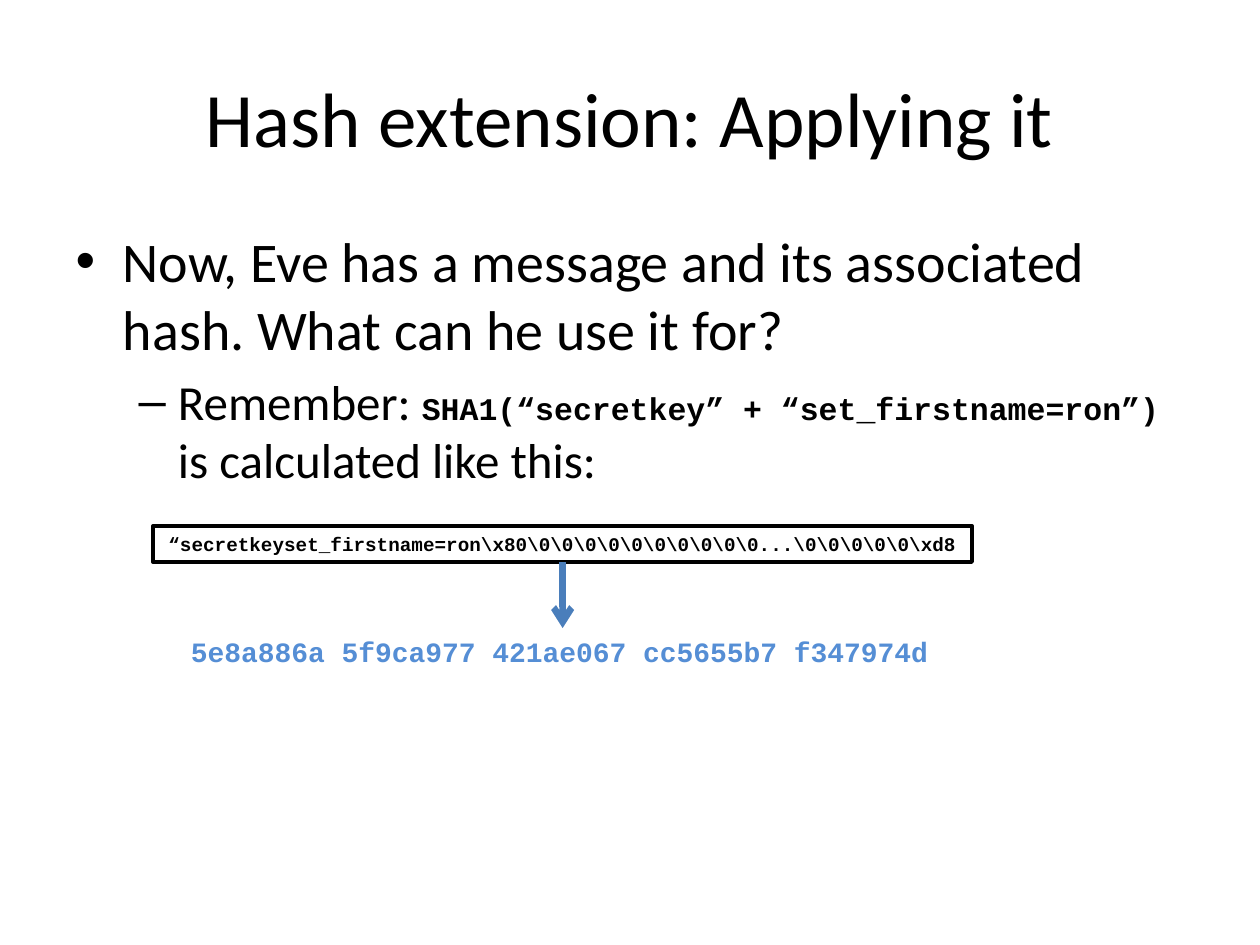
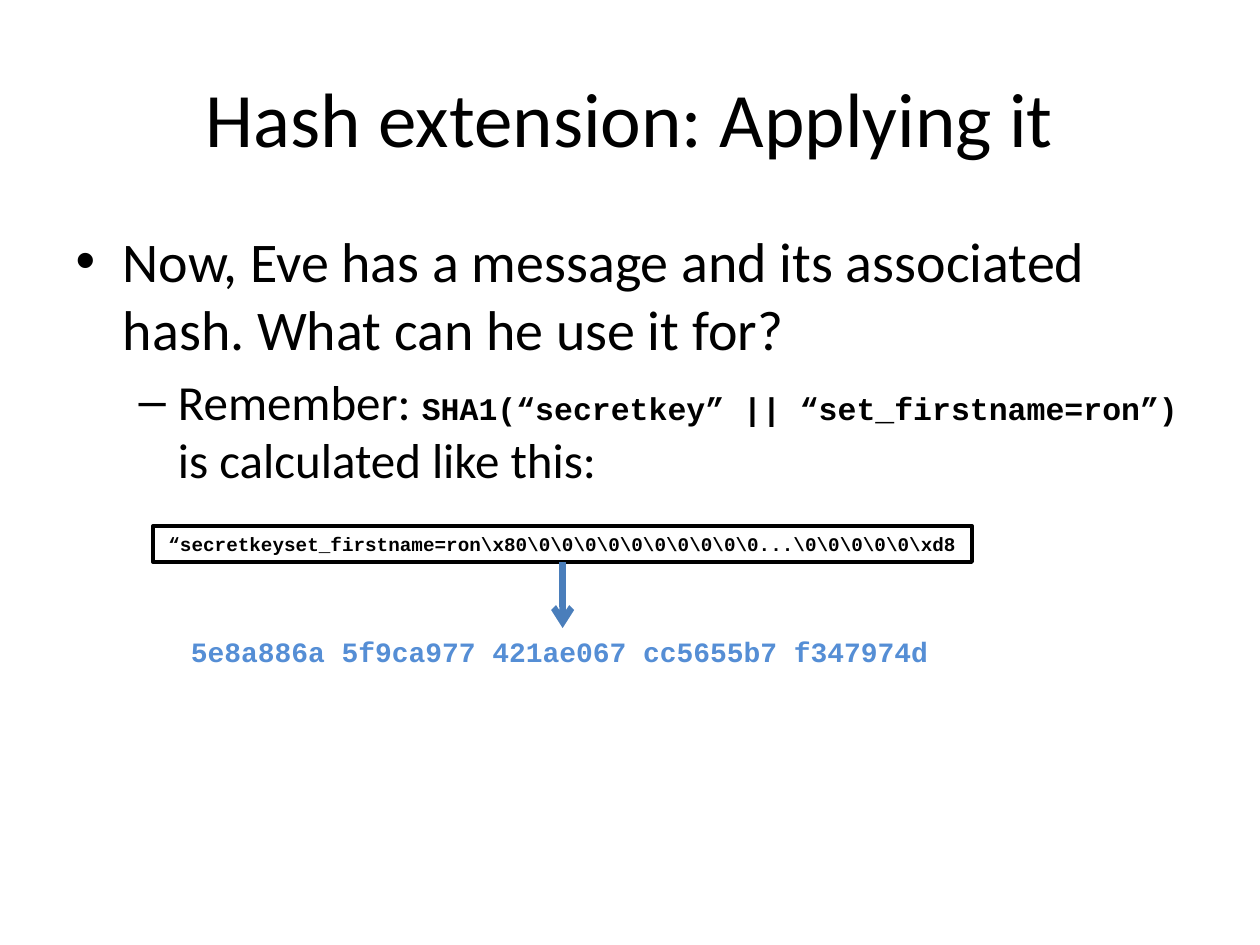
Before and after one commit to iagox86/2013-02-Shmoocon-talk, a slide deck: slide 58 of Shmoocon.pptx. Drawn at 1260x945 pixels with LibreOffice and Linux fonts; fonts in the diff are those of the drawing. Boxes give left, top, right and bottom in pixels: in the first picture for what was removed or moved away, otherwise in the second. Text is boxed around its words. In the diff, an @@ line names an element or a change of style, - is before the commit and + after.

Commit message:
Finished the first draft of my talk

```diff
--- a/Shmoocon.pptx
+++ b/Shmoocon.pptx
@@ text at box(178, 386, 1178, 479): text changed @@
-  – Remember: SHA1(“secretkey” + “set_firstname=ron”) is calculated like this:
+  – Remember: SHA1(“secretkey” || “set_firstname=ron”) is calculated like this:
```
Also in this commit, not shown: 22 other slides changed, 12 slides added, 3 slides removed.
